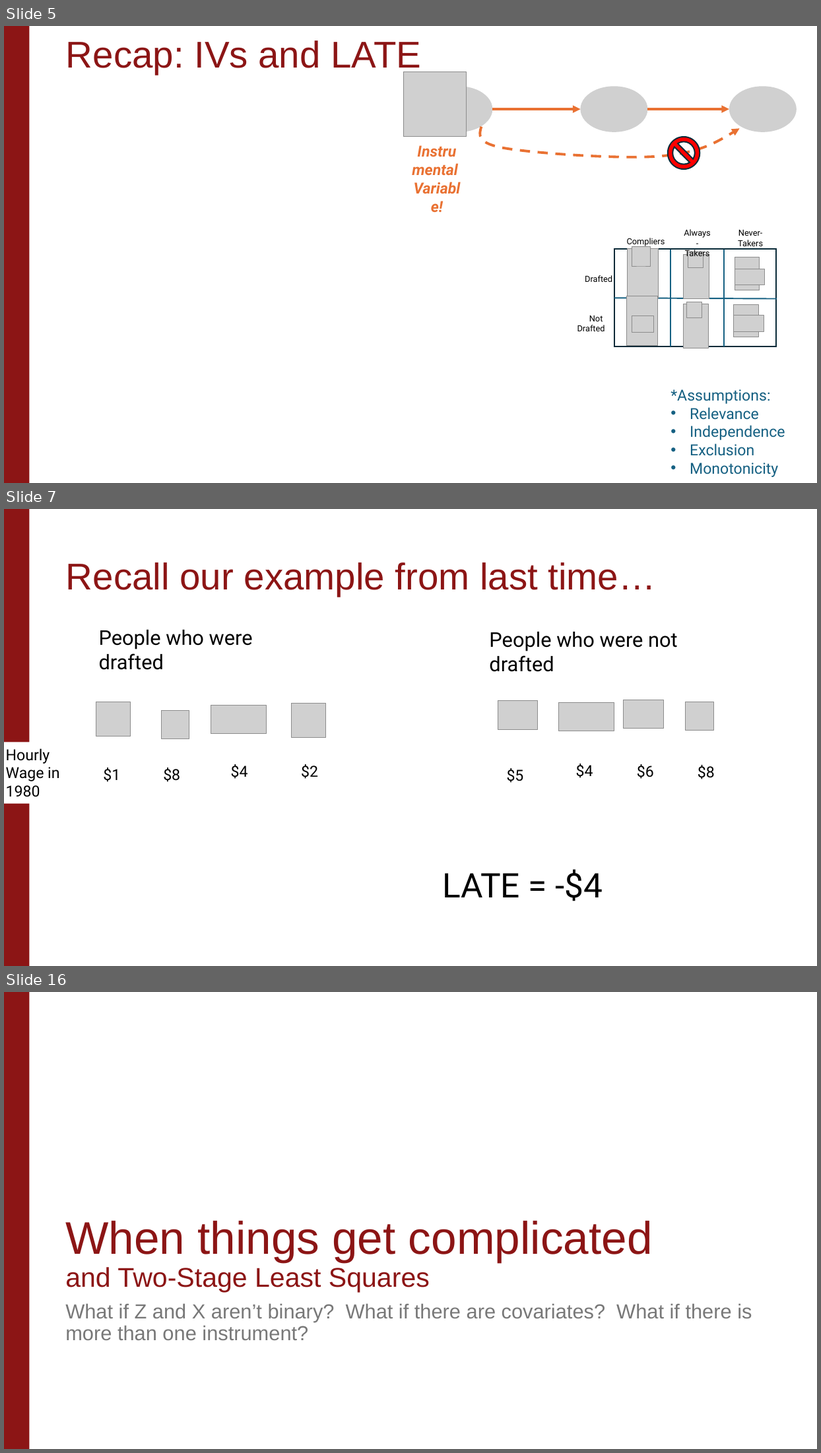
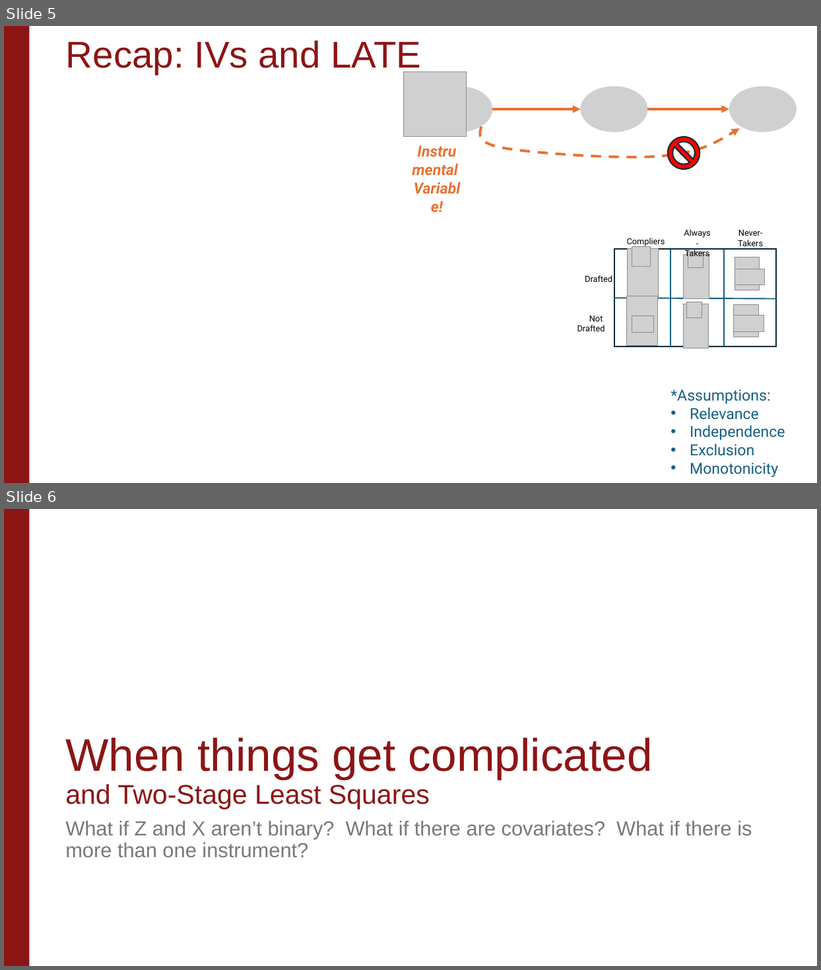
Before and after one commit to stanford-causal-inference-class/stanford-causal-inference-class.github.io, a slide deck: materials/lecture-slides/Unit3_Lecture3.pptx. Shown one above the other, each under a label of ours: slides 5, 7 and 16 before the commit, slides 5 and 6 after it; the slides between them are not shown. The pictures are 821x1453 and 821x970 pixels, drawn with LibreOffice and Linux fonts; fonts in the diff are those of the drawing; grey boxes stand for pictures; background and template pictures are left out. Boxes give left, top, right and bottom in pixels: in the first picture for what was removed or moved away, otherwise in the second. Text is boxed around its words. In the diff, an @@ line names an element or a change of style, - is before the commit and + after.

```diff
--- a/materials/lecture-slides/Unit3_Lecture3.pptx
+++ b/materials/lecture-slides/Unit3_Lecture3.pptx
@@ slide 7 removed at (4, 509, 817, 966), background #FFFFFF; not listed: 1 template element that a slide beside it also shows @@
@@ title removed at (66, 562, 656, 596) @@
-Recall our example from last time…
@@ group removed at (6, 630, 715, 797): 11 texts, 8 pictures @@
-People who were drafted
-People who were not drafted
-$1
-$2
-$8
-$8
-$4
-$4
-$5
-$6
-Hourly Wage in 1980
@@ text removed at (442, 869, 603, 902) @@
-LATE = -$4
@@ what was slide 16 is now slide 6 @@
```
Also in this commit, not shown: 1 slide changed, 9 other slides removed, 1 other file.
